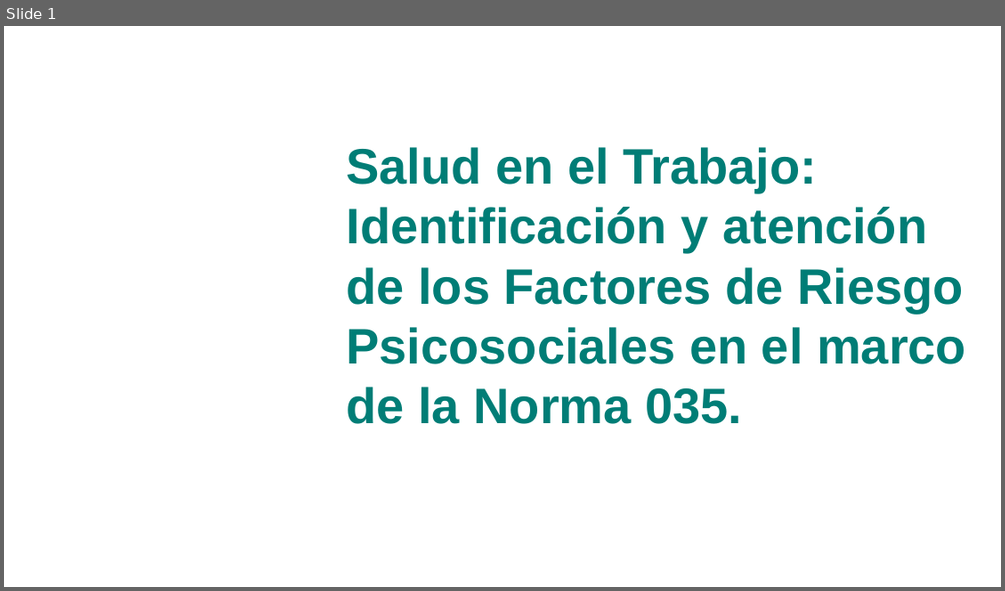
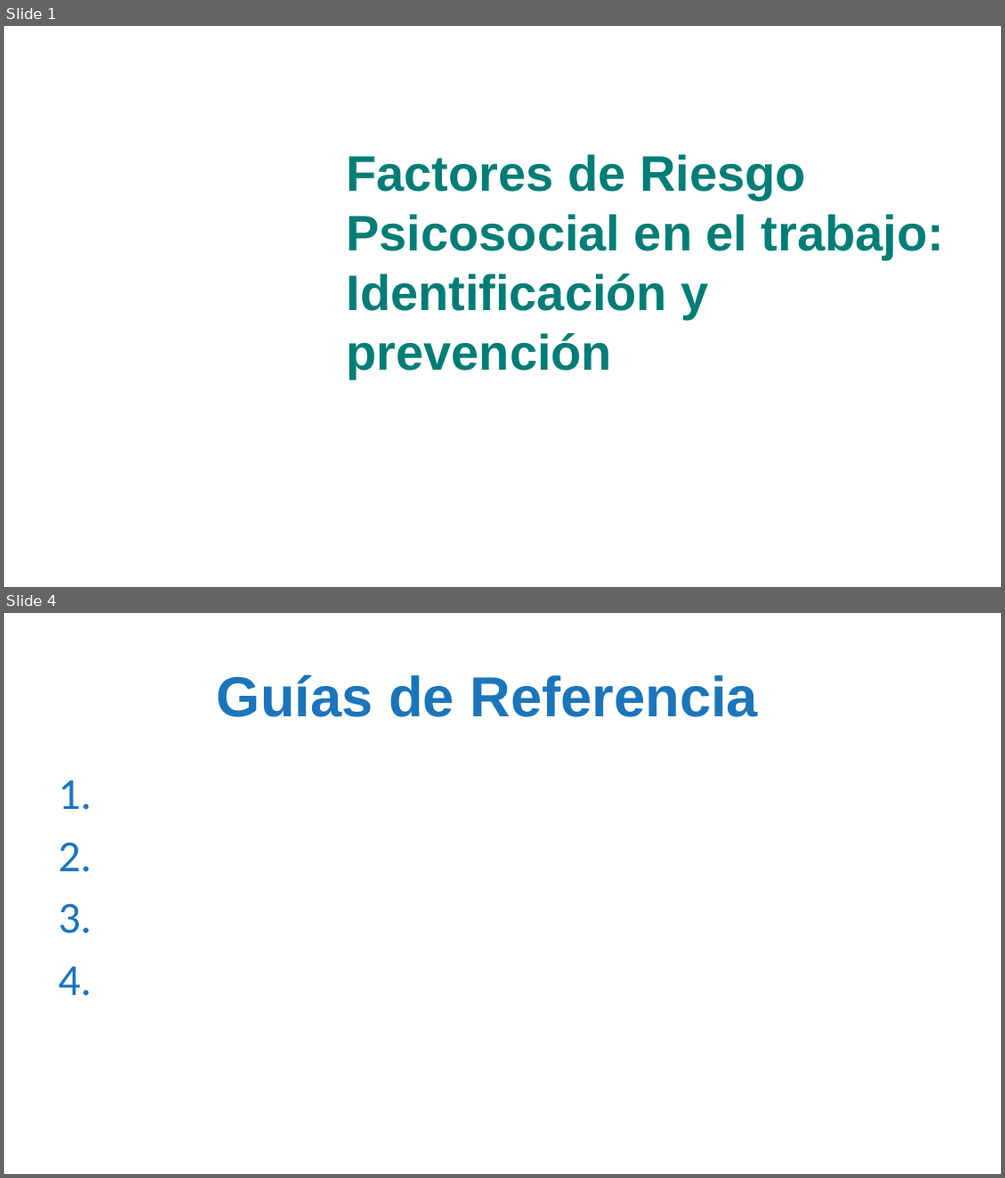
Before and after one commit to Adrifelcha/afchavez-019, a slide deck: Applied Cognitive Diagnostics/Curso Breve - FRP/Mis presentaciones/CB_Modulo-4 - Protocolos.pptx. Shown one above the other, each under a label of ours: slide 1 before the commit, slides 1 and 4 after it; the slides between them are not shown. The pictures are 1005x591 and 1005x1178 pixels, drawn with LibreOffice and Linux fonts; fonts in the diff are those of the drawing; background and template pictures are left out. Boxes give left, top, right and bottom in pixels: in the first picture for what was removed or moved away, otherwise in the second. Text is boxed around its words. In the diff, an @@ line names an element or a change of style, - is before the commit and + after.

```diff
--- a/Applied Cognitive Diagnostics/Curso Breve - FRP/Mis presentaciones/CB_Modulo-4 - Protocolos.pptx
+++ b/Applied Cognitive Diagnostics/Curso Breve - FRP/Mis presentaciones/CB_Modulo-4 - Protocolos.pptx
@@ slide 4 added at (x1=4, y1=613, x2=1001, y2=1174), background picture (left out) @@
@@ text added at (x1=217, y1=674, x2=759, y2=717), 40.7 pt, text #1B75BB, bold @@
+Guías de Referencia
@@ text added at (x1=58, y1=780, x2=92, y2=996), 32 pt, text #1B75BB @@
+1.
+2.
+3.
+4.
@@ slide 1 changed as well @@
@@ title at (x1=347, y1=154, x2=944, y2=378): text changed @@
-Salud en el Trabajo: Identificación y atención de los Factores de Riesgo Psicosociales en el marco de la Norma 035.
+Factores de Riesgo Psicosocial en el trabajo: Identificación y prevención
```
Also in this commit, not shown: 2 other slides added, 1 slide removed, 54 other files.
